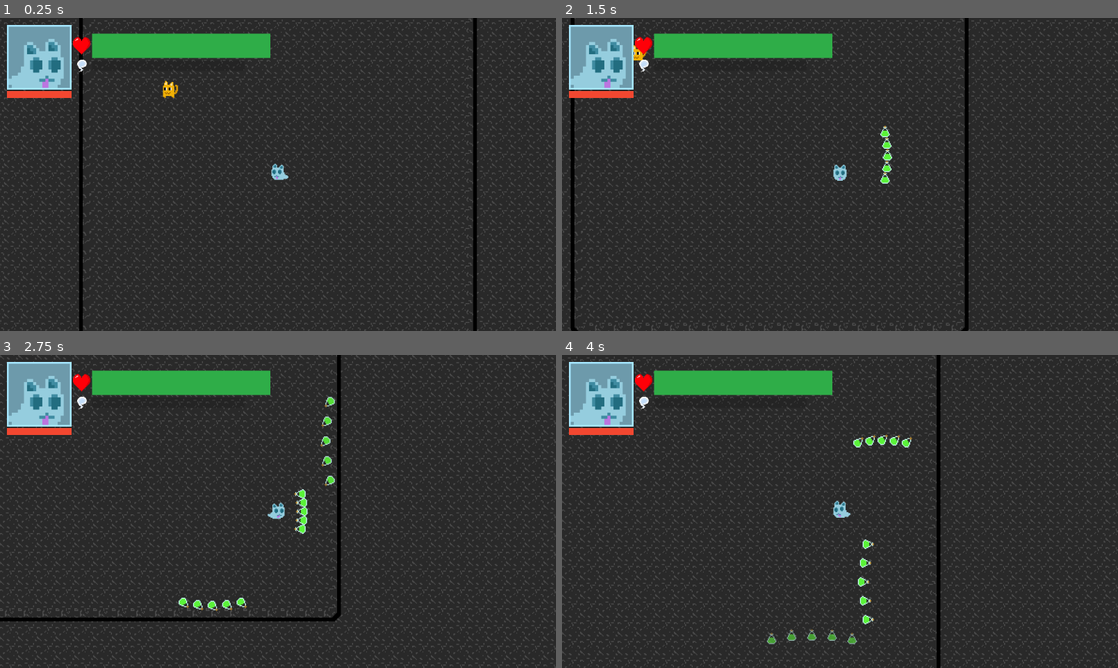
Above: before the commit, frames 1-4 (two rows, left to right).
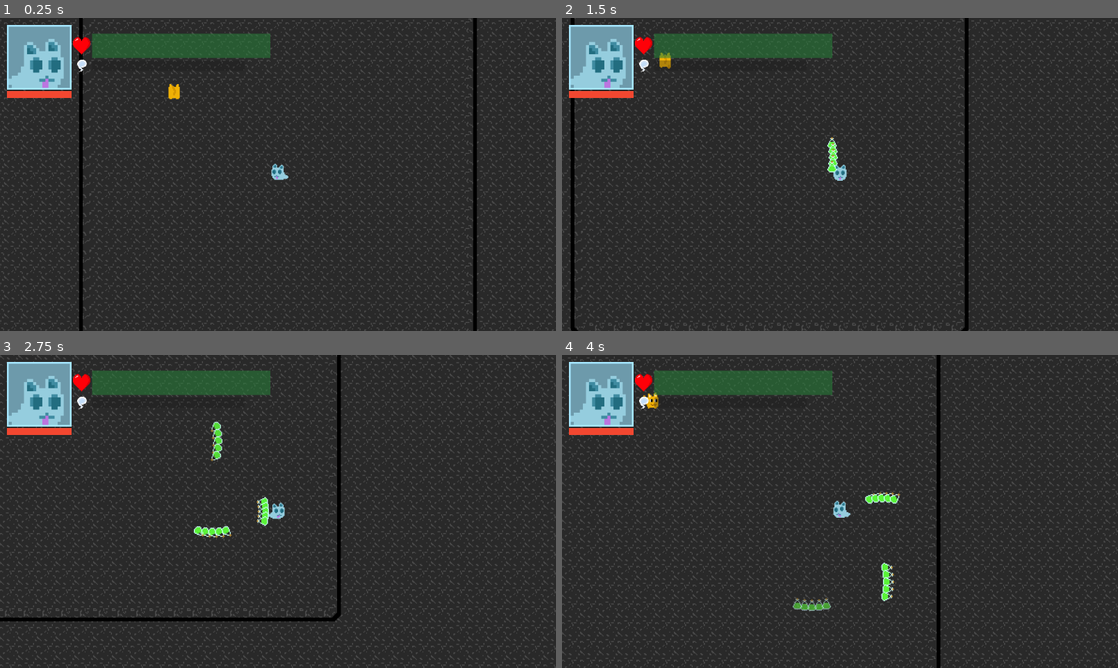
Above: after the commit, the same moments.

Repository: InvertedCarrot/PIXEL-JAM-2025
Game: Godot game, scene res://scenes/levels/dungeons/dungeon5.tscn
The game is run twice, just before and just after one commit, with the same random seed, the same clock (stepped at 60 frames per second) and the same inputs.
Inputs (mouse positions are in pixels of both pictures, inside the frame that each line leads up to):
- Up to frame 1 (0.25 s): no input
- Up to frame 2 (1.5 s): tap Enter (ui_accept) at 0.5, 0.77 s; move the mouse to (962, 158) at 0.52 s; hold Right (right) 0.53-1.28 s; tap Space (attack) at 0.6 s; click (962, 158) at 0.67 s; tap V (harvest) at 0.8, 1.35 s; move the mouse to (728, 190) at 1.27 s; hold Down (down) from 1.28 s (still down)
- Up to frame 3 (2.75 s): tap Enter (ui_accept) at 1.52 s; tap Space (attack) at 1.55, 2.1 s; move the mouse to (333, 442) at 2.02 s; release Down (down) at 2.03 s; hold Right (right) from 2.03 s (still down); tap V (harvest) at 2.3 s
- Up to frame 4 (4 s): move the mouse to (812, 574) at 2.77 s; release Right (right) at 2.78 s; hold Up (up) 2.78-3.53 s; tap V (harvest) at 2.85, 3.8 s; click (812, 574) at 2.92 s; tap Enter (ui_accept) at 3.02, 3.77 s; tap Space (attack) at 3.05 s; move the mouse to (1006, 558) at 3.52 s; hold Left (left) from 3.53 s (still down); tap C (swap_souls) at 3.6 s

The runs differ from the first frame. In frame 1, 2.7% of the frame differs, in the area x 16-49%, y 4-26%; in frame 2, 3.1%; in frame 3, 3.7%; in frame 4, 3.8%, in the area x 14-63%, y 4-93%.

Commit message:
scaling

Diff:
--- a/globals/globals.gd
+++ b/globals/globals.gd
@@ -1,13 +1,16 @@
 extends Node
 
 # For player
-var player_health = -1
-var souls_harvested = 0
-var max_player_health = -1
-var player_entity = "cat"
+var player_health: float = -1
+var souls_harvested: float = 0
+var max_player_health: float = -1
+var player_entity: String = "cat"
 
 # Constants
-var SOUL_CAPACITY = 10
+var SOUL_CAPACITY: float = 10
+
+# enemy damage scaling
+var enemy_damage_scale = 1
 
 # Layers (to set dynamically depending on whether its an enemy or player)
 # Store in binary repr, each bit represents whether that layer is included or not (right to left)
@@ -21,140 +24,156 @@
 var ENEMY_ATTACK_LAYER = 0b100000
 
 
+
+func damage_scale_function(x):
+	# a function that interpolates from (0, 0) to (1, 1)
+	return x # keep as linear func for now
+
 # Entities metadata
+func same(value): return [value, value]
+const no_data = [1, 1]
 var ENTITIES_DATA = {
 	"cat": {
-		"health": 100,
-		"damage": 1,
-		"speed": 150,
-		"max_momentum_scalar": 450,
+		"health": same(100),
+		"damage": same(1),
+		"speed": same(150),
+		"max_momentum_scalar": same(450),
 		"detect_zone_ranges": [550, 350, 200, 125] as Array[float],
-		"knockback_scalar": 300,
-		"attack_cooldown": 1.5,
-		"idle_position_cooldown": 2,
-		"strafe_timer": 1,
-		"flee_timer": 2,
-		"state_switch_cooldown": 15
+		"knockback_scalar": same(300),
+		"attack_cooldown": same(1.5),
+		"idle_position_cooldown": same(2),
+		"strafe_timer": same(1),
+		"flee_timer": same(2),
+		"state_switch_cooldown": same(15)
 	},
 	"bird": {
-		"health": 7,
-		"damage": 1,
-		"speed": 120,
-		"max_momentum_scalar": 400,
+		"health": [7, 15],
+		"damage": same(1),
+		"speed": [120, 240],
+		"max_momentum_scalar": same(400),
 		"detect_zone_ranges": [450, 200, 0, 0] as Array[float],
-		"knockback_scalar": 150,
-		"attack_cooldown": 3,
-		"idle_position_cooldown": 2,
-		"strafe_timer": 0.8,
-		"flee_timer": 2.5,
-		"potion_amount": 2,
+		"knockback_scalar": same(150),
+		"attack_cooldown": [3, 2],
+		"idle_position_cooldown": [2, 1],
+		"strafe_timer": [0.8, 0.6],
+		"flee_timer": [2.5, 2],
+		"potion_amount": [2, 10],
 	},
 	"fireball": {
-		"health": 5,
-		"damage": 3,
-		"speed": 150,
-		"max_momentum_scalar": 500,
+		"health": [5, 15],
+		"damage": [3, 6],
+		"speed": [150, 300],
+		"max_momentum_scalar": same(500),
 		"detect_zone_ranges": [400, 200, 0, 0] as Array[float],
-		"knockback_scalar": 150,
-		"attack_cooldown": 4,
-		"idle_position_cooldown": 2,
-		"fire_trail_amount": 6, # unique to fireballs
+		"knockback_scalar": [150, 200],
+		"attack_cooldown": [4, 3],
+		"idle_position_cooldown": same(2),
+		"strafe_timer": no_data,
+		"flee_timer": no_data,
+		"fire_trail_amount": [6, 15], # unique to fireballs
 	},
 	"lily": {
-		"health": 10,
-		"damage": 1,
-		"speed": 120,
-		"max_momentum_scalar": 300,
+		"health": [10, 20],
+		"damage": same(1),
+		"speed": [120, 200],
+		"max_momentum_scalar": same(300),
 		"detect_zone_ranges": [500, 250, 0, 0] as Array[float],
-		"knockback_scalar": 200,
-		"attack_cooldown": 4,
-		"idle_position_cooldown": 2,
-		"strafe_timer": 1,
-		"spore_amount": 20
+		"knockback_scalar": [200, 250],
+		"attack_cooldown": [4, 3],
+		"idle_position_cooldown": same(2),
+		"strafe_timer": [1, 0.8],
+		"flee_timer": no_data,
+		"spore_amount": [20, 50]
 	},
 	"reaper": {
-		"health": 15,
-		"damage": 1,
-		"speed": 75,
-		"max_momentum_scalar": 200,
+		"health": [15, 25],
+		"damage": [2, 3],
+		"speed": [75, 120],
+		"max_momentum_scalar": same(200),
 		"detect_zone_ranges": [500, 200, 100, 0] as Array[float],
-		"knockback_scalar": 250,
-		"attack_cooldown": 6,
-		"idle_position_cooldown": 2,
+		"knockback_scalar": [250, 350],
+		"attack_cooldown": [6, 4],
+		"idle_position_cooldown": same(2),
+		"strafe_timer": no_data,
+		"flee_timer": no_data,
 	},
 	"soul": {
-		"health": 10,
-		"damage": 0,
-		"speed": 300,
-		"max_momentum_scalar": 500,
+		"health": same(10),
+		"damage": same(0),
+		"speed": same(300),
+		"max_momentum_scalar": same(500),
 		"detect_zone_ranges": [0, 0, 0, 0] as Array[float],
-		"knockback_scalar": 50,
-		"attack_cooldown": 0.5,
-		"idle_position_cooldown": 5,
+		"knockback_scalar": same(50),
+		"attack_cooldown": same(0.5),
+		"idle_position_cooldown": no_data,
+		"strafe_timer": no_data,
+		"flee_timer": no_data,
 	},
 	"npc_cat":{
-		"health": 10,
-		"damage": 0,
-		"speed": 200,
-		"max_momentum_scalar": 1,
+		"health": same(10),
+		"damage": same(0),
+		"speed": same(200),
+		"max_momentum_scalar": same(1),
 		"detect_zone_ranges": [150, 0, 0, 0] as Array[float],
-		"knockback_scalar": 1,
-		"attack_cooldown": 1,
-		"idle_position_cooldown": 1,
+		"knockback_scalar": same(1),
+		"attack_cooldown": same(1),
+		"idle_position_cooldown": same(1),
+		"strafe_timer": no_data,
+		"flee_timer": no_data,
 	}
 }
 
 
 var ATTACK_ENTITIES_DATA = {
 	"scratch": {
-		"damage": 3,
-		"speed": 1,
-		"decceleration": 1000, # DON'T CHANGE
-		"knockback_scalar": 200,
+		"damage": [3, 6],
+		"speed": same(0), # DON'T CHANGE: NO SPEED
+		"decceleration": same(1000), # DON'T CHANGE, NO MOVEMENT
+		"knockback_scalar": [200, 300],
+		"uptime": same(1), # DON'T CHANGE
 		"uptime_autostart": true,
 		"can_bounce": false,
 		"remove_upon_hit": false,
-		"uptime": 1,
 	},
 	"potion": {
-		"damage": 20,
-		"speed": 500,
-		"decceleration": 200,
-		"knockback_scalar": 150,
+		"damage": [2, 5],
+		"speed": [300, 600],
+		"decceleration": [200, 180],
+		"knockback_scalar": [150, 180],
+		"uptime": [2, 3],
 		"uptime_autostart": true,
 		"can_bounce": true,
 		"remove_upon_hit": true,
-		"uptime": 2,
 	},
 	"fire_trail": {
-		"damage": 1,
-		"speed": 10, # DON'T CHANGE
-		"decceleration": 1000, # DON'T CHANGE
-		"knockback_scalar": 100,
+		"damage": [1, 2],
+		"speed": same(10), # DON'T CHANGE
+		"decceleration": same(1000), # DON'T CHANGE
+		"knockback_scalar": [100, 150],
+		"uptime": [3, 4],
 		"uptime_autostart": true,
 		"can_bounce": true,
 		"remove_upon_hit": false,
-		"uptime": 3,
 	},
 	"spore": {
-		"damage": 2,
-		"speed": 500,
-		"decceleration": 1000,
-		"knockback_scalar": 0,
+		"damage": [2, 4],
+		"speed": [400, 700],
+		"decceleration": [1000, 900],
+		"knockback_scalar": same(0),
+		"uptime": [5, 6],
 		"uptime_autostart": true,
 		"can_bounce": false,
 		"remove_upon_hit": false,
-		"uptime": 5
 	},
 	"scythe": {
-		"damage": 5,
-		"speed": 225,
-		"decceleration": 0,
-		"knockback_scalar": 400,
+		"damage": [5, 10],
+		"speed": [175, 250],
+		"decceleration": same(0),
+		"knockback_scalar": [400, 500],
+		"uptime": [5, 7],
 		"uptime_autostart": false,
 		"can_bounce": true,
 		"remove_upon_hit": false,
-		"uptime": 6,
 	}
 }
 
--- a/scenes/UI/health_bar.gd
+++ b/scenes/UI/health_bar.gd
@@ -6,16 +6,21 @@
 	healthbar_node = %HealthBar
 
 func _process(_delta: float) -> void:
+
 	var percent = float(Globals.player_health)/(Globals.max_player_health) * 100 # need to do this for FP stuff
 	healthbar_node.value = percent
-	if percent >= 60:
-		healthbar_node.add_theme_stylebox_override("fill", get_colored_style(Color8(47, 173, 72))) # Green
-	elif percent >= 30:
-		healthbar_node.add_theme_stylebox_override("fill", get_colored_style(Color8(214, 170, 49))) # Yellow
-	elif percent >= 15:
-		healthbar_node.add_theme_stylebox_override("fill", get_colored_style(Color8(227, 47, 34))) # Red
+
+	if Globals.player_entity == "soul":
+		healthbar_node.add_theme_stylebox_override("fill", get_colored_style(Color8(47, 173, 72, 100)))
 	else:
-		healthbar_node.add_theme_stylebox_override("fill", get_colored_style(Color8(107, 19, 13))) # Dark Red
+		if percent >= 60:
+			healthbar_node.add_theme_stylebox_override("fill", get_colored_style(Color8(47, 173, 72))) # Green
+		elif percent >= 30:
+			healthbar_node.add_theme_stylebox_override("fill", get_colored_style(Color8(214, 170, 49))) # Yellow
+		elif percent >= 15:
+			healthbar_node.add_theme_stylebox_override("fill", get_colored_style(Color8(227, 47, 34))) # Red
+		else:
+			healthbar_node.add_theme_stylebox_override("fill", get_colored_style(Color8(107, 19, 13))) # Dark Red
 
 
 func get_colored_style(color: Color) -> StyleBoxFlat:
--- a/scenes/UI/multiplier.gd
+++ /dev/null
@@ -1,20 +0,0 @@
-extends ProgressBar
-
-func _ready() -> void:
-	pass
-
-
-func _process(_delta: float) -> void:
-	var percent = float(Globals.souls_harvested)/(Globals.SOUL_CAPACITY) * 100 # need to do this for FP stuff
-	%MultiplierBar.value = percent
-	if percent >= 70:
-		%MultiplierBar.add_theme_stylebox_override("fill", get_colored_style(Color8(255, 244, 0))) # Yellow
-	elif percent >= 30:
-		%MultiplierBar.add_theme_stylebox_override("fill", get_colored_style(Color8(255, 72, 0))) # Orange
-	else:
-		%MultiplierBar.add_theme_stylebox_override("fill", get_colored_style(Color8(255, 105, 0))) # Red
-
-func get_colored_style(color: Color) -> StyleBoxFlat:
-	var style = StyleBoxFlat.new()
-	style.bg_color = color
-	return style
--- a/scenes/attack_entities/attack_entity.gd
+++ b/scenes/attack_entities/attack_entity.gd
@@ -9,15 +9,15 @@
 var attack_entity_name: String
 var damage: float
 var speed: float
+var decceleration: float
+var knockback_scalar: float
 # uptime is also abstract
-var remove_upon_hit = null
-var uptime_autostart = null
-var knockback_scalar = null
-var can_bounce = null
+
+var remove_upon_hit: bool
+var uptime_autostart: bool
+var can_bounce: bool
 
 
-# regular properties
-var decceleration: float
 # attack entity data
 var attack_entity_data: Dictionary
 # used to check if direction, position, from_player were initialized upon adding a PackedScene (i.e. inside the entity's code)
@@ -26,38 +26,44 @@
 var from_player = null
 
 
+func check_array_property_exists(property_name: String, array_length: int = 2):
+	if (!attack_entity_data.has(property_name)):
+		assert(false, "Error: " + property_name + " must be defined")
+	if (attack_entity_data[property_name].size() != array_length):
+		assert(false, "Error: " + property_name + " must be an array of size " + str(array_length))
+
+func check_bool_property_exists(property_name):
+	if (!attack_entity_data[property_name] in [true, false]):
+		assert(false, "Error: " + property_name + " must be defined")
+
+
 func set_properties() -> void:
 	if (!attack_entity_name):
 		assert(false, "Define attack_entity_name before calling set_properties()")
-	attack_entity_data = Globals.ATTACK_ENTITIES_DATA[attack_entity_name]
 	# Set properties from globals
-	damage = attack_entity_data["damage"]
-	speed = attack_entity_data["speed"]
-	decceleration = attack_entity_data["decceleration"]
+	damage = attack_entity_data["damage"][0]
+	speed = attack_entity_data["speed"][0]
+	decceleration = attack_entity_data["decceleration"][0]
+	knockback_scalar = attack_entity_data["knockback_scalar"][0]
+	uptime_timer.wait_time = attack_entity_data["uptime"][0]
 	remove_upon_hit = attack_entity_data["remove_upon_hit"]
 	uptime_autostart = attack_entity_data["uptime_autostart"]
-	knockback_scalar = attack_entity_data["knockback_scalar"]
 	can_bounce = attack_entity_data["can_bounce"]
-	uptime_timer.wait_time = attack_entity_data["uptime"]
+
 
 
 func abstract_properties_checks() -> void:
 	if (!attack_entity_name):
 		assert(false, "Error: attack_entity_name must be defined")
-	if (!damage):
-		assert(false, "Error: damage must be defined")
-	if (!speed):
-		assert(false, "Error: speed must be defined")
-	if (!attack_entity_data.has("uptime")):
-		assert(false, "Error: uptime must be defined")
-	if (!attack_entity_data.has("remove_upon_hit")):
-		assert(false, "Error: remove_upon_hit must be defined")
-	if (!attack_entity_data.has("uptime_autostart")):
-		assert(false, "Error: uptime_autostart must be defined")
-	if (knockback_scalar == null):
-		assert(false, "Error: knockback_scalar must be defined")
-	if (can_bounce == null):
-		assert(false, "Error: can_bounce must be defined")
+	attack_entity_data = Globals.ATTACK_ENTITIES_DATA[attack_entity_name]
+	check_array_property_exists("damage")
+	check_array_property_exists("speed")
+	check_array_property_exists("decceleration")
+	check_array_property_exists("knockback_scalar")
+	check_array_property_exists("uptime")
+	check_bool_property_exists("remove_upon_hit")
+	check_bool_property_exists("uptime_autostart")
+	check_bool_property_exists("can_bounce")
 	# for PackedScene initialization
 	if (start_global_position == null):
 		assert(false, "Error: start_global_position must be initialized when adding a PackedScene")
@@ -66,9 +72,28 @@
 	if (from_player == null):
 		assert(false, "Error: from_player must be initialized when adding a PackedScene")
 
+
+
+func scale_attack_entity_stats():
+	damage = scale_property("damage")
+	speed = scale_property("speed")
+	decceleration = scale_property("decceleration")
+	knockback_scalar = scale_property("knockback_scalar")
+	uptime_timer.wait_time = scale_property("uptime")
+
+func scale_property(property_name: String):
+	var damage_scale_value: float
+	if from_player:
+		damage_scale_value = Globals.souls_harvested/Globals.SOUL_CAPACITY
+	else:
+		damage_scale_value = Globals.enemy_damage_scale
+	var base_value = attack_entity_data[property_name][0]
+	var top_value = attack_entity_data[property_name][1]
+	var new_value = base_value + (top_value - base_value) * Globals.damage_scale_function(damage_scale_value)
+	return new_value
+
 func set_layers():
 	var hitbox_node = get_node("AttackHitbox")
-
 	# the player hurtbox should keep track of enemy projectiles (and vice versa)
 	if from_player:
 		hitbox_node.collision_layer = Globals.PLAYER_ATTACK_LAYER
@@ -79,7 +104,6 @@
 		if remove_upon_hit:
 			hitbox_node.collision_mask = Globals.PLAYER_LAYER # same thing
 
-
 	# wall collision shapes should not see anything but the wall
 	collision_layer = Globals.NO_LAYER
 	if can_bounce:
@@ -88,16 +112,19 @@
 		collision_mask = Globals.NO_LAYER
 
 
+
+
+
 func _ready() -> void:
+	abstract_properties_checks()
 	set_properties()
-	abstract_properties_checks()
 	if uptime_autostart:
 		uptime_timer.start()
-
+	set_layers()
+	scale_attack_entity_stats()
 	global_position = start_global_position
 	velocity = speed * start_direction
 
-	set_layers()
 
 func _process(delta: float) -> void:
 	# get velocity and deccelerate
--- a/scenes/attack_entities/spore/spore.gd
+++ b/scenes/attack_entities/spore/spore.gd
@@ -9,6 +9,7 @@
 	attack_entity_name = "spore"
 	super()
 	scale_spore(randf_range(0.6, 0.8))
+	velocity *= randf_range(0.5, 1)
 
 
 func _process(delta: float) -> void:
--- a/scenes/entities/bird/bird.gd
+++ b/scenes/entities/bird/bird.gd
@@ -7,12 +7,15 @@
 
 func set_properties() -> void:
 	super()
-	potion_amount = entity_data["potion_amount"]
+	potion_amount = entity_data["potion_amount"][0]
 
 func abstract_properties_checks() -> void:
 	super()
-	if (!potion_amount):
-		assert(false, "Error: potion_amount must be defined")
+	check_array_property_exists("potion_amount")
+
+func scale_entity_stats():
+	super()
+	potion_amount = scale_property("potion_amount")
 
 func _ready() -> void:
 	entity_name = "bird"
--- a/scenes/entities/cat/cat.gd
+++ b/scenes/entities/cat/cat.gd
@@ -22,14 +22,13 @@
 
 func abstract_properties_checks() -> void:
 	super()
-	if (!state_switch_cooldown):
-		assert(false, "Error: state_switch_cooldown must be defined")
+	check_array_property_exists("state_switch_cooldown")
 
 func _ready() -> void:
 	entity_name = "cat"
 	super()
 	curr_state = 0
-	ss_timer.wait_time = state_switch_cooldown # states switch every (this amonut) seconds
+	ss_timer.wait_time = state_switch_cooldown[0] # states switch every (this amonut) seconds
 
 	# TODO: fix later, only activate timer when cutscene is done
 	ss_timer.start()
--- a/scenes/entities/entity.gd
+++ b/scenes/entities/entity.gd
@@ -1,11 +1,5 @@
 class_name Entity
 extends CharacterBody2D
-
-"""
-Notes:
-	1. AttackHitbox = Area where entity may attack another entity
-	2. Hurtbox = Area where the entity may take damage
-"""
 
 # onready variables (specifically for node access)
 @onready var zones = $DetectZones.get_children()
@@ -48,11 +42,13 @@
 
 var entity_data: Dictionary
 
+var stats_scale = 0
+
 signal dialogue_activate(scene)
 
 # Custom signals for attacks
 signal attack_started
-signal update_attack_timer
+signal update_attack_timer(time)
 signal reset_timer
 
 # related to the level template (i.e. the level will set this up)
@@ -62,37 +58,68 @@
 var attack_entities_node # the node that contains all attack entities (i.e. projectiles)
 
 
+func check_array_property_exists(property_name: String, array_length: int = 2):
+	if (!entity_data.has(property_name)):
+		assert(false, "Error: " + property_name + " must be defined")
+	if (entity_data[property_name].size() != array_length):
+		assert(false, "Error: " + property_name + " must be an array of size " + str(array_length))
+
+func check_bool_property_exists(property_name):
+	if (!entity_data[property_name] in [true, false]):
+		assert(false, "Error: " + property_name + " must be defined")
+
 func set_properties() -> void:
 	if (!entity_name):
 		assert(false, "Define entity_name before calling set_properties()")
 	# Set properties from globals
-	entity_data = Globals.ENTITIES_DATA[entity_name]
-	health = entity_data["health"]
-	damage = entity_data["damage"]
-	speed = entity_data["speed"]
-	max_momentum_scalar = entity_data["max_momentum_scalar"]
+	health = entity_data["health"][0]
+	damage = entity_data["damage"][0]
+	speed = entity_data["speed"][0]
+	max_momentum_scalar = entity_data["max_momentum_scalar"][0]
 	detect_zone_ranges = entity_data["detect_zone_ranges"]
-	knockback_scalar = entity_data["knockback_scalar"]
-	atk_timer.wait_time = entity_data["attack_cooldown"]
-	idle_pos_timer.wait_time = entity_data["idle_position_cooldown"]
-	strafe_timer.wait_time = entity_data["strafe_timer"] if entity_data.has("strafe_timer") else 1
-	flee_timer.wait_time = entity_data["flee_timer"] if entity_data.has("flee_timer") else 1
+	knockback_scalar = entity_data["knockback_scalar"][0]
+	atk_timer.wait_time = entity_data["attack_cooldown"][0]
+	idle_pos_timer.wait_time = entity_data["idle_position_cooldown"][0]
+	strafe_timer.wait_time = entity_data["strafe_timer"][0]
+	flee_timer.wait_time = entity_data["flee_timer"][0]
 
 func abstract_properties_checks() -> void:
 	if (!entity_name):
 		assert(false, "Error: entity_name must be defined")
-	if (!health):
-		assert(false, "Error: health must be defined")
-	if (!entity_data.has("damage")):
-		assert(false, "Error: damage must be defined")
-	if (!speed):
-		assert(false, "Error: speed must be defined")
-	if (!max_momentum_scalar):
-		assert(false, "Error: max_momentum_scalar must be defined")
-	if (detect_zone_ranges.size() != 4):
-		assert(false, "Error: detect_zone_ranges must be given sizes for zones [0, 1, 2, 3]")
-	if (knockback_scalar == null):
-		assert(false, "Error: knockback_scalar must be defined")
+	entity_data = Globals.ENTITIES_DATA[entity_name]
+	check_array_property_exists("health")
+	check_array_property_exists("damage")
+	check_array_property_exists("speed")
+	check_array_property_exists("max_momentum_scalar")
+	check_array_property_exists("detect_zone_ranges", 4)
+	check_array_property_exists("knockback_scalar")
+	check_array_property_exists("attack_cooldown")
+	check_array_property_exists("idle_position_cooldown")
+	check_array_property_exists("strafe_timer")
+	check_array_property_exists("flee_timer")
+
+func scale_entity_stats():
+	damage = scale_property("damage")
+	speed = scale_property("speed")
+	max_momentum_scalar = scale_property("max_momentum_scalar")
+	knockback_scalar = scale_property("knockback_scalar")
+	atk_timer.wait_time = scale_property("attack_cooldown")
+	idle_pos_timer.wait_time = scale_property("idle_position_cooldown")
+	strafe_timer.wait_time = scale_property("strafe_timer")
+	flee_timer.wait_time = scale_property("flee_timer")
+
+func scale_property(property_name: String):
+	var damage_scale_value: float
+	if is_player:
+		damage_scale_value = Globals.souls_harvested/Globals.SOUL_CAPACITY
+	else:
+		damage_scale_value = Globals.enemy_damage_scale
+	var base_value = entity_data[property_name][0]
+	var top_value = entity_data[property_name][1]
+	var new_value = base_value + (top_value - base_value) * Globals.damage_scale_function(damage_scale_value)
+	return new_value
+
+
 
 func set_layers() -> void: # invoked at _ready()
 	var damage_hitbox = get_node("Hurtbox")
@@ -126,8 +153,8 @@
 
 
 func _ready() -> void:
+	abstract_properties_checks()
 	set_properties()
-	abstract_properties_checks()
 	# set area2D sizes for visual clarity
 	for i in range(zones.size()):
 		var zone = zones[i]
@@ -146,8 +173,15 @@
 	if is_player:
 		$DeadEntitiesRange.visible = true
 
+	# scale all enemy stats upon initialization
+	scale_entity_stats()
+	health = scale_property("health") # scale health separately
+
+	atk_timer.start()
+
 
 func _process(delta: float) -> void:
+
 	if (Globals.dialogue_active):
 		return
 	var player_ref = player_node.get_child(0)
@@ -185,14 +219,14 @@
 		if Input.is_action_just_pressed("harvest") && entity_name != "soul":
 			for dead_enemy in dead_entities_in_range:
 				dead_enemy.queue_free()
-				if Globals.souls_harvested < Globals.SOUL_CAPACITY:
-					Globals.souls_harvested += 1
+				Globals.souls_harvested = min(Globals.souls_harvested + 1, Globals.SOUL_CAPACITY)
+				scale_entity_stats()
 
 		if Input.is_action_just_pressed("swap_souls"):
 			swap_souls = true # the level script will handle the rest
 
 		# Update the attack timer of the UI every frame
-		update_attack_timer.emit()
+		update_attack_timer.emit(atk_timer.wait_time)
 
 	# damage calculations
 	if entities_in_hurtbox.size() > 0:
@@ -227,7 +261,11 @@
 
 func take_damage():
 	if immune_timer.is_stopped(): # if immune, don't take damage
-		apply_damage() # apply damage (we deal with death below)
+		if entity_name != "soul":
+			apply_damage() # apply damage (we deal with death below)
+		else:
+			Globals.souls_harvested = max(0, Globals.souls_harvested - 1)
+			scale_entity_stats()
 		if is_player:
 			Globals.player_health = health # assign current health to global file
 		if health <= 0:
@@ -256,8 +294,7 @@
 	momentum += knockback_vector
 	# apply damage
 	health -= closest_entity.damage
-	print("%s took %d damage! (%d health left)" % [entity_name, closest_entity.damage, health])
-
+	print(str(entity_name) + " took " + str(closest_entity.damage) + " damage! (" + str(health) + " health left)")
 
 func turn_into_player(): # change collision masks when possessing?
 	is_player = true
@@ -268,11 +305,13 @@
 	Globals.player_entity = entity_name
 	atk_timer.stop()
 	reset_timer.emit()
+	scale_entity_stats()
 
 func turn_into_enemy(): # change collision masks when possessing?
 	is_player = false
 	is_dead = false
 	set_layers()
+	scale_entity_stats()
 
 func turn_dead():
 	immune_timer.stop()
--- a/scenes/entities/fireball/fireball.gd
+++ b/scenes/entities/fireball/fireball.gd
@@ -8,17 +8,21 @@
 
 func set_properties() -> void:
 	super()
-	fire_trail_amount = entity_data["fire_trail_amount"]
+	fire_trail_amount = entity_data["fire_trail_amount"][0]
 
 func abstract_properties_checks() -> void:
 	super()
-	if (!fire_trail_amount):
-		assert(false, "Error: fire_trail_amount must be defined")
+	check_array_property_exists("fire_trail_amount")
+
+func scale_entity_stats():
+	super()
+	fire_trail_amount = scale_property("fire_trail_amount")
 
 func _ready() -> void:
 	entity_name = "fireball"
 	super()
 	pi_timer.wait_time = (3.0/4.0)*atk_timer.wait_time
+
 
 func _process(delta: float) -> void:
 	super(delta)
--- a/scenes/entities/lily/lily.gd
+++ b/scenes/entities/lily/lily.gd
@@ -8,12 +8,16 @@
 
 func set_properties() -> void:
 	super()
-	spore_amount = entity_data["spore_amount"]
+	spore_amount = entity_data["spore_amount"][0]
 
 func abstract_properties_checks() -> void:
 	super()
-	if (!spore_amount):
-		assert(false, "Error: spore_amount must be defined")
+	check_array_property_exists("spore_amount")
+
+func scale_entity_stats():
+	super()
+	spore_amount = scale_property("spore_amount")
+
 
 func _ready() -> void:
 	entity_name = "lily"
--- a/scenes/entities/reaper/reaper.gd
+++ b/scenes/entities/reaper/reaper.gd
@@ -19,7 +19,7 @@
 	default_pursuit()
 
 func zone_1_behaviour() -> void:
-	default_pursuit()
+	default_stop()
 
 func zone_2_behaviour() -> void:
 	default_stop()
--- a/scenes/levels/dungeons/dungeon1.tscn
+++ b/scenes/levels/dungeons/dungeon1.tscn
@@ -5,12 +5,13 @@
 [ext_resource type="PackedScene" uid="uid://eleagudjkq11" path="res://scenes/levels/rooms/room2.tscn" id="3_obtpb"]
 
 [node name="Dungeon1" instance=ExtResource("1_7eu1p")]
+player_entity = "soul"
 num_enemies = {
-"bird": 2,
-"cat": 0,
-"fireball": 2,
-"lily": 3,
-"reaper": 3
+"bird": 0,
+"cat": 1,
+"fireball": 0,
+"lily": 0,
+"reaper": 5
 }
 
 [node name="Room1" parent="Rooms" index="0" instance=ExtResource("2_x023l")]
--- a/scenes/ui.gd
+++ b/scenes/ui.gd
@@ -50,8 +50,8 @@
 func attack():
 	%AttackBar.atk_timer.start()
 
-func update_attack_timer():
-	%AttackBar.atk_timer.wait_time = Globals.ENTITIES_DATA[Globals.player_entity]["attack_cooldown"]
+func update_attack_timer(time: float):
+	%AttackBar.atk_timer.wait_time = time
 
 func reset_timer():
 	%AttackBar.atk_timer.stop()
